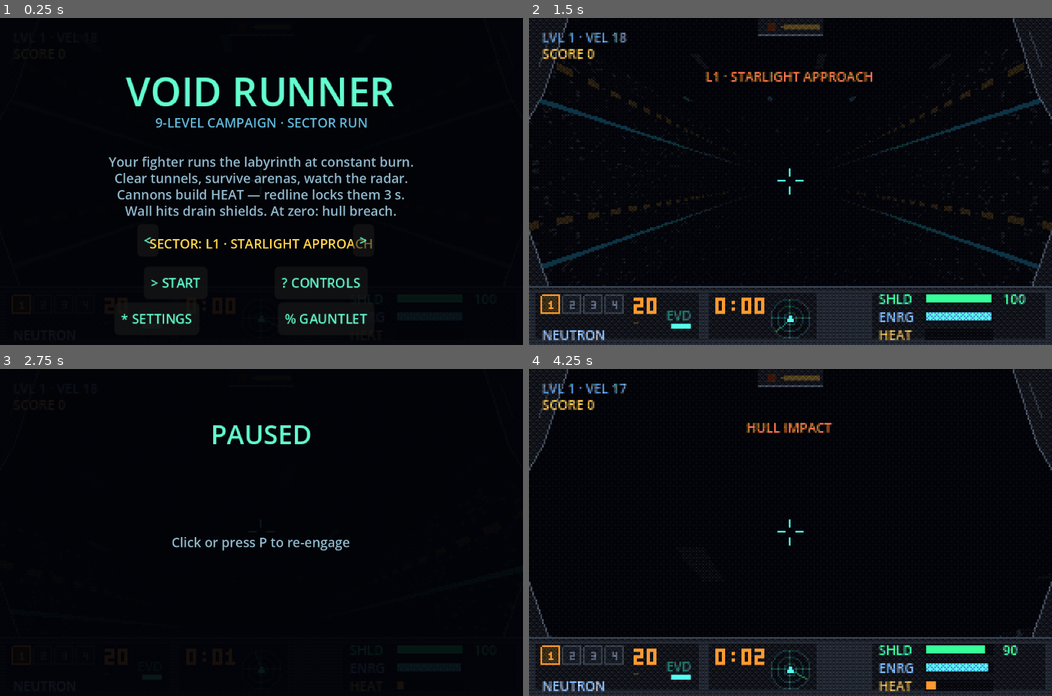
Above: before the commit, frames 1-4 (two rows, left to right).
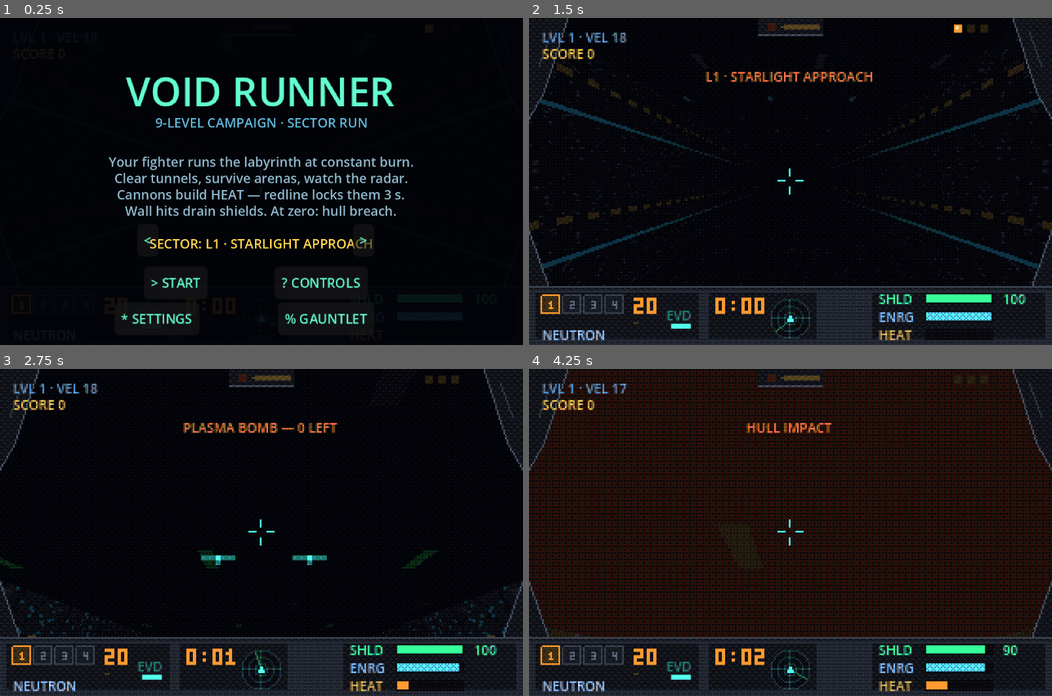
Above: after the commit, the same moments.

Repository: NCSTATEPACK16/VoidRunner
Game: Godot game, scene res://scenes/game.tscn
Two runs of this game, one before a commit and one after it. Both use one fixed random seed, a clock stepped at 60 frames per second and the inputs below.
Inputs (mouse positions are in pixels of both pictures, inside the frame that each line leads up to):
- Up to frame 1 (0.25 s): no input
- Up to frame 2 (1.5 s): click "> START" at 0.5 s; click "> LAUNCH" at 1.25 s
- Up to frame 3 (2.75 s): tap Enter at 2 s; move the mouse to (287, 532) at 2.02 s; hold Up (steer_up) from 2.03 s (still down); hold Space (fire) from 2.03 s (still down); click (287, 532) at 2.17 s; tap P (plasma_bomb, bound only after the commit) at 2.3 s
- Up to frame 4 (4.25 s): tap P (plasma_bomb, bound only after the commit) at 2.75, 2.85 s; move the mouse to (685, 548) at 2.77 s; release Up (steer_up) at 2.78 s; release Space (fire) at 2.78 s; hold S (brake) 2.78-3.53 s; click (685, 548) at 2.92 s; tap Enter at 3.05, 3.5, 3.6 s; move the mouse to (800, 525) at 3.52 s; hold Up (steer_up) from 3.53 s (still down); hold Space (fire) from 3.53 s (still down); click (800, 525) at 3.67 s

The runs differ from the first frame. In frame 2, less than 0.1% of the frame differs, in the area x 81-88%, y 2-5%; in frame 3, 13%; in frame 4, 28%, in the area x 0-100%, y 0-98%.

Commit message:
Plasma bomb on P; pause moves to Enter (authenticity: the screen-clear panic button)
The original's limited-inventory screen-clear, adapted: P fires a plasma bomb
(John's mnemonic — Space stays normal fire), 60 dmg to every enemy within 120u,
25 vs bosses, nearby fuel cells cook off; white-out flash, deep sub-boom, shake.
Rare drop (4%, hulks 1.6x), cap 3, carried across levels, 1 restored on retry.
HUD: 3-pip bomb rack top-right. Pause rebinds P -> Enter (ESC stays; P was the
iPad-reliable pause key, Enter takes that role). Gamepad Y = bomb when enabled.
Smoke test: key remap asserts + room-clear probe; gauntlet probe now rail-steers
and pins its seed (a non-steering run could stall on a hard corner by luck).

Co-Authored-By: Claude Fable 5 <noreply@anthropic.com>

Diff:
--- a/scripts/audio_sys.gd
+++ b/scripts/audio_sys.gd
@@ -22,6 +22,7 @@
 var _portal: AudioStreamWAV
 var _clank: AudioStreamWAV
 var _dodge: AudioStreamWAV
+var _bomb: AudioStreamWAV
 var _engine_loop: AudioStreamWAV
 
 
@@ -39,6 +40,7 @@
 	_portal = _render_portal()
 	_clank = _render_clank()
 	_dodge = _render_dodge()
+	_bomb = _render_bomb()
 	_engine_loop = _render_engine_loop()
 	_engine = AudioStreamPlayer.new()
 	_engine.stream = _engine_loop
@@ -109,6 +111,10 @@
 
 func play_dodge() -> void:
 	_play(_dodge)
+
+
+func play_bomb() -> void:
+	_play(_bomb)
 
 
 func _play(stream: AudioStreamWAV) -> void:
@@ -274,6 +280,25 @@
 	return _make_wav(out)
 
 
+func _render_bomb() -> AudioStreamWAV:
+	# V2.0 plasma bomb: deep sub thump under a long, bright noise wash — bigger
+	# and rounder than any weapon boom, so a screen-clear FEELS like one.
+	var n := int(SAMPLE_RATE * 0.9)
+	var out := PackedFloat32Array()
+	out.resize(n)
+	var rng := RandomNumberGenerator.new()
+	rng.seed = 23
+	var lp := 0.0
+	for i in n:
+		var t := float(i) / SAMPLE_RATE
+		var cutoff := lerpf(2400.0, 80.0, minf(1.0, t / 0.8))
+		var alpha := clampf(cutoff / (SAMPLE_RATE * 0.5), 0.0, 1.0)
+		lp += (rng.randf_range(-1.0, 1.0) - lp) * alpha * 3.0
+		var sub := sin(TAU * lerpf(90.0, 34.0, minf(1.0, t / 0.5)) * t)
+		out[i] = clampf(lp * 0.4 * exp(-t * 4.0) + sub * 0.4 * exp(-t * 6.0), -1.0, 1.0)
+	return _make_wav(out)
+
+
 func _render_engine_loop() -> AudioStreamWAV:
 	# One-second looping low saw hum (pitch-scaled with speed at runtime).
 	var n := SAMPLE_RATE
--- a/scripts/enemy_manager.gd
+++ b/scripts/enemy_manager.gd
@@ -323,6 +323,8 @@
 				drop_spawned.emit(e.node.position, e.ring, "energy")
 			elif roll < 0.30 * mult:
 				drop_spawned.emit(e.node.position, e.ring, "missile")
+			elif roll < 0.34 * mult:
+				drop_spawned.emit(e.node.position, e.ring, "bomb")   # V2.0: rare
 	enemy_killed.emit(e.arena_id)
 	e.node.queue_free()
 	enemies.remove_at(index)
--- a/scripts/game.gd
+++ b/scripts/game.gd
@@ -667,6 +667,26 @@
 	hud.show_message(msg)
 
 
+## V2.0 plasma bomb (the original's spacebar screen-clear, on P here): heavy
+## damage to every enemy in visual range, reduced against bosses, and nearby
+## fuel cells cook off. Rare pickup, PLASMA_MAX carried.
+func _fire_plasma_bomb() -> void:
+	if GameState.plasma_bombs <= 0:
+		_notify_cant_fire("NO PLASMA BOMBS")
+		return
+	GameState.plasma_bombs -= 1
+	for k in range(enemy_mgr.enemies.size() - 1, -1, -1):
+		var e: Dictionary = enemy_mgr.enemies[k]
+		if e.node.position.distance_squared_to(player.position) > 120.0 * 120.0:
+			continue
+		enemy_mgr.hit_enemy(k, 25 if e.get("is_boss", false) else 60)
+	prop_mgr.splash(player.position, 60.0)
+	hud.flash_white()
+	player.shake = 0.6
+	AudioSys.play_bomb()
+	hud.show_message("PLASMA BOMB — %d LEFT" % GameState.plasma_bombs, 1.6)
+
+
 func _update_arena_lock() -> void:
 	for arena in path.arenas:
 		if arena.door_ring < 0 or world.is_door_open(arena.id):
@@ -685,6 +705,8 @@
 			hud.show_message("ENERGY CORE +30")
 		"missile":
 			hud.show_message("MISSILE PACK +3")
+		"bomb":
+			hud.show_message("PLASMA BOMB +1")
 	AudioSys.play_select()
 
 
@@ -751,6 +773,9 @@
 	if event is InputEventMouseButton and event.pressed \
 			and Input.mouse_mode != Input.MOUSE_MODE_CAPTURED:
 		Input.mouse_mode = Input.MOUSE_MODE_CAPTURED
+		return
+	if event.is_action_pressed("plasma_bomb"):
+		_fire_plasma_bomb()
 		return
 	for i in 4:
 		if event.is_action_pressed("weapon_%d" % (i + 1)):
--- a/scripts/game_state.gd
+++ b/scripts/game_state.gd
@@ -21,6 +21,8 @@
 const MAX_HEAT := 100.0
 ## Phase I2: MISSILE is ammo-class — this many per level, no regen.
 const MISSILES_PER_LEVEL := 20
+## V2.0 plasma bomb: rare pickup, carried across levels within a run, hard cap.
+const PLASMA_MAX := 3
 
 var shields := MAX_SHIELDS:
 	set(value):
@@ -49,6 +51,10 @@
 	set(value):
 		missiles = clampi(value, 0, MISSILES_PER_LEVEL)
 		missiles_changed.emit(missiles)
+
+var plasma_bombs := 1:
+	set(value):
+		plasma_bombs = clampi(value, 0, PLASMA_MAX)
 
 ## Score at the start of the current level — death retries the level at this score.
 var level_start_score := 0
@@ -225,6 +231,7 @@
 	heat = 0.0
 	score = level_start_score
 	missiles = MISSILES_PER_LEVEL
+	plasma_bombs = maxi(plasma_bombs, 1)   # a retry always has one bomb in the rack
 	weapon_index = 0
 	is_dead = false
 	is_overheated = false
@@ -238,3 +245,4 @@
 	level_index = 0
 	level_start_score = 0
 	reset_level()
+	plasma_bombs = 1
--- a/scripts/hud.gd
+++ b/scripts/hud.gd
@@ -35,6 +35,7 @@
 var weapon_names: Array[String] = []
 
 var _flash: ColorRect
+var _bomb_flash: ColorRect   # V2.0 plasma bomb white-out, decays in _process
 var _msg: Label
 var _msg_t := 0.0
 var _level_speed: Label
@@ -65,6 +66,11 @@
 	_flash.color = Color(1, 0.1, 0.05, 0.0)
 	_flash.mouse_filter = Control.MOUSE_FILTER_IGNORE
 	root.add_child(_flash)
+	_bomb_flash = ColorRect.new()
+	_bomb_flash.set_anchors_preset(Control.PRESET_FULL_RECT)
+	_bomb_flash.color = Color(0.95, 0.98, 1.0, 0.0)
+	_bomb_flash.mouse_filter = Control.MOUSE_FILTER_IGNORE
+	root.add_child(_bomb_flash)
 	# canopy frame under everything else so readouts stay on top
 	_canopy = Control.new()
 	_canopy.set_anchors_preset(Control.PRESET_FULL_RECT)
@@ -135,6 +141,11 @@
 	_msg_t = t
 
 
+## V2.0 plasma bomb white-out — bright pop that fades over ~0.4 s.
+func flash_white() -> void:
+	_bomb_flash.color.a = 0.55
+
+
 func set_kill_counter(kills: int, target: int) -> void:
 	_kills = kills
 	_kill_target = target
@@ -147,6 +158,7 @@
 func _process(delta: float) -> void:
 	_msg_t -= delta
 	_msg.visible = _msg_t > 0.0
+	_bomb_flash.color.a = maxf(0.0, _bomb_flash.color.a - delta * 1.4)
 	if player:
 		var a := minf(1.0, player.shake * 1.6) * 0.3
 		# Phase J: low-shield warning pulse under everything else
@@ -213,6 +225,14 @@
 	_draw_text3x5(c, Vector2(W / 2.0 - 6, 3), "-", 1, DIGIT_DIM)  # spacer tick
 	var threat_col := Color("ff5030") if _threat else Color(0.36, 0.20, 0.16)
 	c.draw_rect(Rect2(W / 2.0 - 4, 4, 22, 3), threat_col)
+	# V2.0 plasma bomb rack, top-right (the original kept its counter there):
+	# one hot pip per bomb held, empty sockets stay dark
+	for i in GameState.PLASMA_MAX:
+		var lit_pip := i < GameState.plasma_bombs
+		c.draw_rect(Rect2(W - 60 + i * 8, 4, 5, 5),
+			Color("ff9a30") if lit_pip else Color(0.16, 0.12, 0.09))
+		if lit_pip:
+			c.draw_rect(Rect2(W - 59 + i * 8, 5, 2, 2), Color("ffe0a0"))
 	# Phase J: boss health bar under the THREAT panel — chunky rect, white damage
 	# flash, tick marks at the 66%/33% phase gates
 	if enemy_mgr and not enemy_mgr.boss.is_empty():
--- a/scripts/input_setup.gd
+++ b/scripts/input_setup.gd
@@ -2,7 +2,9 @@
 ## Autoload: registers the whole Input Map in code at boot.
 ## Mapping mirrors PROJECT.md §11.4 / the v2.2 web build: arrows + mouse steer,
 ## LMB/Space/X fire, W/RMB afterburner, S brake, A/D evade roll (K4), 1-4 weapons,
-## Backspace cycles, P pause.
+## Backspace cycles, P plasma bomb (V2.0 — the original's spacebar screen-clear,
+## on P since Space stays fire), Enter/ESC pause (P used to pause; Enter is the
+## iPad-reliable replacement).
 
 
 func _init() -> void:
@@ -23,7 +25,8 @@
 	_key_action("weapon_3", KEY_3)
 	_key_action("weapon_4", KEY_4)
 	_key_action("weapon_cycle", KEY_BACKSPACE)
-	_key_action("pause_game", KEY_P)
+	_key_action("plasma_bomb", KEY_P)
+	_key_action("pause_game", KEY_ENTER)
 	_add_key("pause_game", KEY_ESCAPE)
 
 
--- a/scripts/overlays.gd
+++ b/scripts/overlays.gd
@@ -189,11 +189,12 @@
 	_title(p, "FLIGHT MANUAL", 14, TITLE_COL)
 	var left := [
 		"FLIGHT", "MOUSE / ARROWS  steer", "W or RMB  afterburner", "S  retro brake",
-		"A / D  evade roll", "", "SYSTEM", "P or ESC  pause",
+		"A / D  evade roll", "", "SYSTEM", "ENTER or ESC  pause",
 	]
 	var right := [
 		"WEAPONS", "LMB / SPACE / X  fire", "1 NEUTRON  2 SCATTER", "3 BOLT  4 MISSILE",
-		"BACKSPACE  cycle", "", "Locked bulkheads open when", "every hostile is down.",
+		"BACKSPACE  cycle", "P  plasma bomb", "", "Locked bulkheads open when",
+		"every hostile is down.",
 	]
 	for i in left.size():
 		_at(p, Vector2(36, 52 + i * 11), left[i], 8,
@@ -230,7 +231,7 @@
 	# clicks must fall through so game.gd's _unhandled_input can resume
 	p.mouse_filter = Control.MOUSE_FILTER_IGNORE
 	_title(p, "PAUSED", 16, TITLE_COL)
-	_line(p, 100, "Click or press P to re-engage", 8, TEXT_COL)
+	_line(p, 100, "Click or press ENTER to re-engage", 8, TEXT_COL)
 
 
 func _build_game_over() -> void:
--- a/scripts/pickup_manager.gd
+++ b/scripts/pickup_manager.gd
@@ -17,6 +17,7 @@
 	"shield": 20.0,   # shields restored
 	"energy": 30.0,   # afterburner/laser energy restored
 	"missile": 3,     # missiles added
+	"bomb": 1,        # V2.0 plasma bomb added (capped at GameState.PLASMA_MAX)
 }
 
 var player: PlayerShip
@@ -118,4 +119,6 @@
 			GameState.energy += EFFECT.energy
 		"missile":
 			GameState.missiles += int(EFFECT.missile)
+		"bomb":
+			GameState.plasma_bombs += int(EFFECT.bomb)
 	collected.emit(kind)
--- a/scripts/sprite_gen.gd
+++ b/scripts/sprite_gen.gd
@@ -252,6 +252,14 @@
 			_rect(img, 5, 10, 2, 2, Palette.GREY_5)
 			_rect(img, 9, 10, 2, 2, Palette.GREY_5)
 			_rect(img, 7, 11, 2, 2, Palette.ORANGE_2)
+		"bomb":   # V2.0 plasma bomb: hot orb with four spark arms
+			_ellipse(img, 8, 8, 7, 7, Palette.RED_0)
+			_ellipse(img, 8, 8, 6, 6, Palette.RED_1)
+			_ellipse(img, 8, 8, 4, 4, Palette.ORANGE_2)
+			_ellipse(img, 8, 8, 2, 2, Palette.ORANGE_3)
+			_rect(img, 7, 7, 2, 2, Palette.WHITE)
+			for arm in [Vector2i(8, 2), Vector2i(8, 14), Vector2i(2, 8), Vector2i(14, 8)]:
+				_px(img, arm.x, arm.y, Palette.ORANGE_3)
 	return ImageTexture.create_from_image(img)
 
 
--- a/tests/smoke_test.gd
+++ b/tests/smoke_test.gd
@@ -160,6 +160,7 @@
 	print("boss ok — hp %d -> dead, portal awake, score=%d" % [hp0, GameState.score])
 	# --- K5: Void Gauntlet — endless path grows, arenas stream in, chunks stay bounded ---
 	GameState.reset_run()
+	seed(20260711)          # pin the run layout — the gauntlet seed comes from randi()
 	game._on_gauntlet()     # MENU-independent: flips mode + builds behind a briefing
 	game._launch_level()
 	await get_tree().process_frame
@@ -169,6 +170,12 @@
 	var rings_initial: int = game.path.rings.size()
 	for f in 60 * 90:   # 1.5 simulated minutes ≈ 135 rings of travel
 		GameState.shields = 100.0          # the probe flies, it doesn't fight fair
+		# rail-steer along the tunnel: a non-steering probe can grind to a stop
+		# against a hard 90° corner and stall the whole run
+		var pd: Vector3 = game.path.rings[mini(game.player.ring_idx + 2,
+			game.path.rings.size() - 1)].d
+		game.player.yaw = atan2(-pd.x, -pd.z)
+		game.player.pitch = clampf(asin(pd.y), -0.6, 0.6)
 		if f % 240 == 0:                   # clear arena stands so bulkheads open
 			game.enemy_mgr.splash_damage(game.player.position, 200.0, 999)
 		game._process(dt)
@@ -194,6 +201,31 @@
 	GameState.apply_settings()
 	assert(not Array(InputMap.action_get_events("fire")).any(is_joy))
 	print("gamepad ok — joy bindings toggle with the setting")
+	# --- V2.0 plasma bomb: P is bomb, Space still fires, Enter pauses ---
+	var has_key := func(action: String, key: Key) -> bool:
+		for ev in InputMap.action_get_events(action):
+			if ev is InputEventKey and ev.physical_keycode == key:
+				return true
+		return false
+	assert(has_key.call("fire", KEY_SPACE))
+	assert(has_key.call("plasma_bomb", KEY_P))
+	assert(has_key.call("pause_game", KEY_ENTER))
+	assert(not has_key.call("pause_game", KEY_P))
+	# room-clear: bombs kill every enemy in range and the counter decrements
+	GameState.plasma_bombs = 2
+	for s in 3:
+		game.enemy_mgr.spawn(game.player.ring_idx, -1, "drone")
+	game._fire_plasma_bomb()
+	assert(GameState.plasma_bombs == 1)
+	var near := 0
+	for e in game.enemy_mgr.enemies:
+		if e.node.position.distance_squared_to(game.player.position) < 120.0 * 120.0:
+			near += 1
+	assert(near == 0)
+	GameState.plasma_bombs = 0
+	game._fire_plasma_bomb()   # empty rack: no crash, stays at zero
+	assert(GameState.plasma_bombs == 0)
+	print("plasma bomb ok — room cleared, counter %d, keys remapped" % GameState.plasma_bombs)
 	print("SMOKE TEST COMPLETE")
 	for f in saved:
 		if saved[f] == null:
